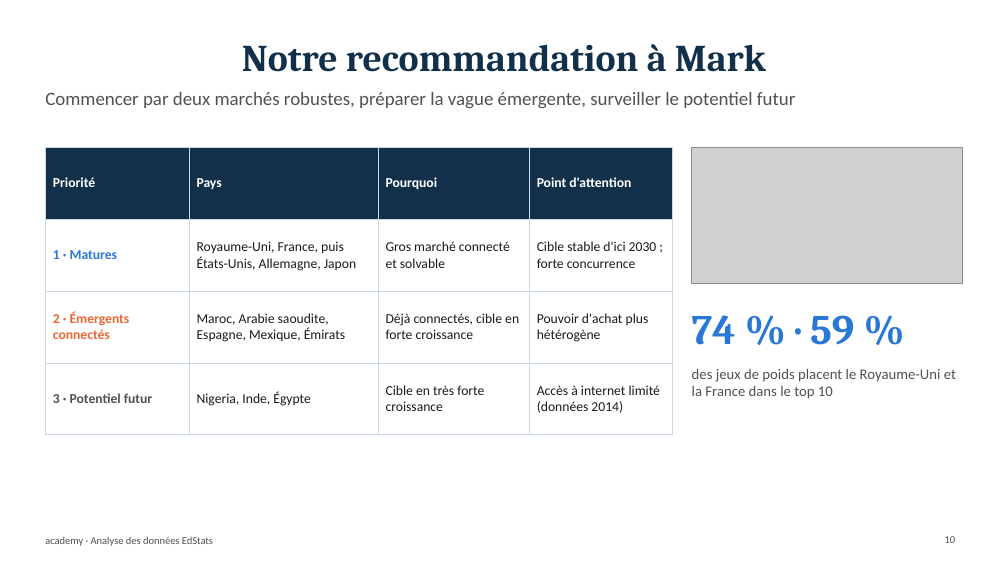
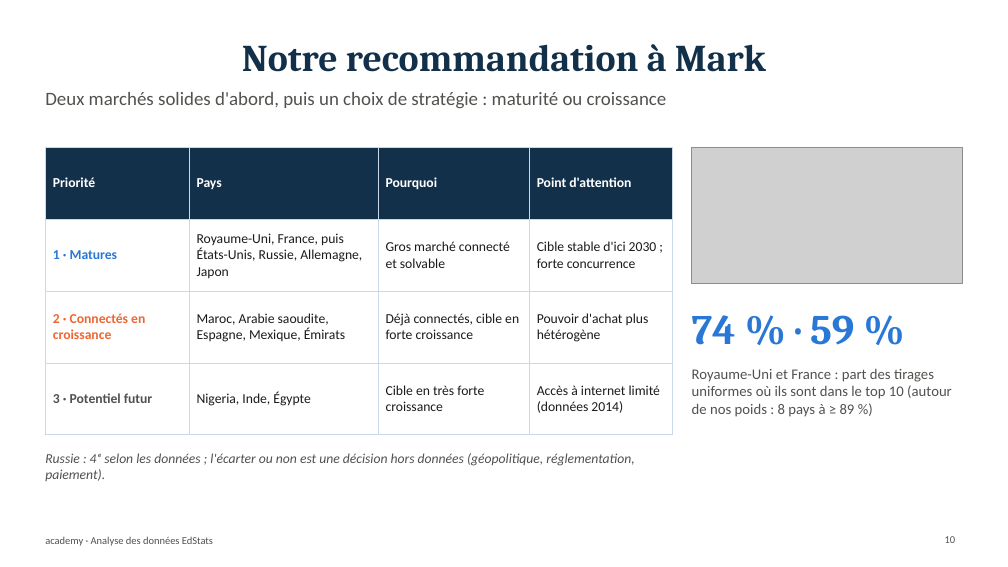
Before and after one commit to gwils28/Mentoring_OC, a slide deck: slide 10 of Data-Engineer/P01-analyse-systemes-educatifs/presentation/academy_expansion_edstats.pptx. Drawn at 1008x567 pixels with LibreOffice and Linux fonts; fonts in the diff are those of the drawing; grey boxes stand for pictures. Boxes give left, top, right and bottom in pixels: in the first picture for what was removed or moved away, otherwise in the second. Text is boxed around its words. In the diff, an @@ line names an element or a change of style, - is before the commit and + after.

```diff
--- a/Data-Engineer/P01-analyse-systemes-educatifs/presentation/academy_expansion_edstats.pptx
+++ b/Data-Engineer/P01-analyse-systemes-educatifs/presentation/academy_expansion_edstats.pptx
@@ text at box(45, 92, 667, 108): text changed @@
-Commencer par deux marchés robustes, préparer la vague émergente, surveiller le potentiel futur
+Deux marchés solides d'abord, puis un choix de stratégie : maturité ou croissance
@@ table at box(45, 147, 673, 417) @@
-row 2, column 2: Royaume-Uni, France, puis États-Unis, Allemagne, Japon
+row 2, column 2: Royaume-Uni, France, puis États-Unis, Russie, Allemagne, Japon
-row 3, column 1: 2 · Émergents connectés
+row 3, column 1: 2 · Connectés en croissance
@@ text at box(692, 369, 952, 417): text changed @@
-des jeux de poids placent le Royaume-Uni et la France dans le top 10
+Royaume-Uni et France : part des tirages uniformes où ils sont dans le top 10 (autour de nos poids : 8 pays à ≥ 89 %)
@@ text added at box(45, 453, 634, 481), 13 pt, text #52514E, italic @@
+Russie : 4ᵉ selon les données ; l'écarter ou non est une décision hors données (géopolitique, réglementation, paiement).
```
Also in this commit, not shown: 2 other slides changed, 1 other file.
